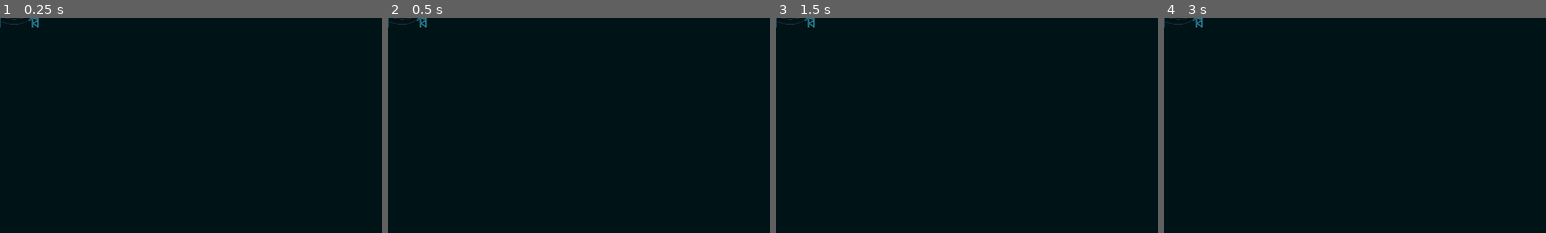
Above: before the commit, frames 1-4 (left to right).
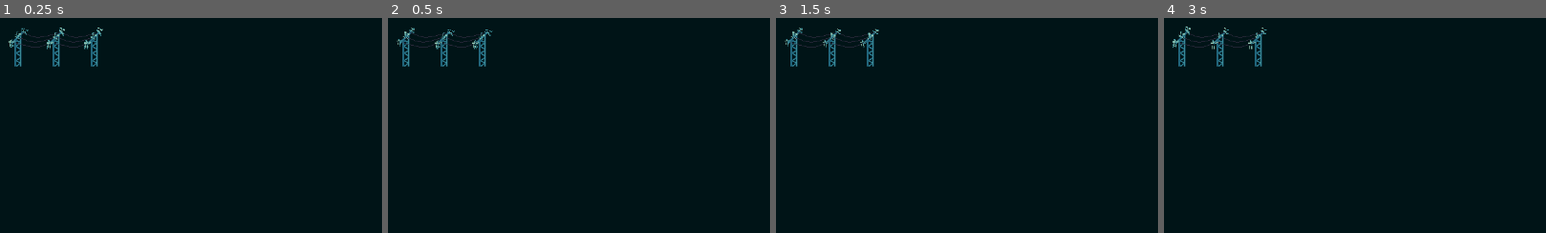
Above: after the commit, the same moments.

Repository: DEVizzent/mermelada-jam-2023
Game: Godot game, scene res://ElectricTower/ElectricTower.tscn
The game is run twice, just before and just after one commit, with the same random seed, the same clock (stepped at 60 frames per second) and the same inputs. This scene is started directly instead of the project's main scene.
Inputs (mouse positions are % of the whole screen's width and height, from its top left):
- Up to frame 1 (0.25 s): no input
- Up to frame 2 (0.5 s): no input
- Up to frame 3 (1.5 s): move the mouse to (72, 45) at 0.52 s; hold Right (ui_right) 0.53-1.25 s; click (72, 45) at 0.67 s; tap Space (jump) at 0.77 s; tap Enter at 1.25 s; drag from (30, 55) to (45, 70) at 1.27 s
- Up to frame 4 (3 s): move the mouse to (60, 28) at 2.02 s; hold Left (ui_left) 2.03-2.75 s; tap Space (jump) at 2.75 s; drag from (45, 70) to (20, 35) at 2.77 s
The pictures show only the part of the screen within x 0-50%, y 0-50%; the shares and areas given below are measured in that part.

The runs differ from the first frame. In frame 1, 1.3% of the frame differs, in the area x 0-27%, y 0-23%; in frame 2, 1.2%; in frame 3, 1.2%; in frame 4, 1.2%.

Commit message:
Added ElectricTowers with logic and Added func electricDamage to player

Diff:
--- /dev/null
+++ b/ElectricTower/ElectricTower.gd
@@ -0,0 +1,94 @@
+extends Node2D
+@export_enum("3Sections", "5Sections") var type : String
+var speed : float
+var sparkDamage : bool
+func _ready():
+
+	match type:
+		"3Sections":
+			#$AnimationPlayer.set_speed_scale(0.4)
+			$ElectricTower3Sections.visible = true
+
+		"5Sections":
+			$ElectricTower5Sections.visible = true
+
+
+
+func _on_electric_tower_5_sections_body_entered(body):
+	if body.has_method('electric_damage') and $ElectricTower5Sections/SparkDamage.is_playing():
+		body.electric_damage()
+
+
+
+func _on_electric_tower_3_sections_body_entered(body):
+	if body.has_method('electric_damage') and $ElectricTower3Sections/SparkDamage.is_playing():
+		body.electric_damage()
+
+
+
+func _on_timer_timeout():
+	speed += 0.2
+	print(speed)
+	match type:
+		"3Sections":
+			if sparkDamage == true:
+				$ElectricTower3Sections/SparksBegining1Section.set_speed_scale(speed)
+				$ElectricTower3Sections/SparksBegining2Section.set_speed_scale(speed)
+				$ElectricTower3Sections/SparksBegining1Section.show()
+				$ElectricTower3Sections/SparksBegining2Section.show()
+				sparkDamage = false
+				$Timer.set_wait_time(0.5)
+
+			if speed <= 2:
+				$ElectricTower3Sections/SparksBegining1Section.set_speed_scale(speed)
+				$ElectricTower3Sections/SparksBegining2Section.set_speed_scale(speed)
+
+			if speed >= 2:
+				$ElectricTower3Sections/SparksBegining1Section.hide()
+				$ElectricTower3Sections/SparksBegining2Section.hide()
+				$ElectricTower3Sections/SparkDamage.show()
+				$ElectricTower3Sections/SparkDamage.play()
+
+		"5Sections":
+			if sparkDamage == true:
+				$ElectricTower5Sections/SparksBegining1Section.set_speed_scale(speed)
+				$ElectricTower5Sections/SparksBegining2Section.set_speed_scale(speed)
+				$ElectricTower5Sections/SparksBegining3Section.set_speed_scale(speed)
+				$ElectricTower5Sections/SparksBegining1Section.show()
+				$ElectricTower5Sections/SparksBegining2Section.show()
+				$ElectricTower5Sections/SparksBegining3Section.show()
+				sparkDamage = false
+
+
+			if speed <= 2:
+				$ElectricTower5Sections/SparksBegining1Section.set_speed_scale(speed)
+				$ElectricTower5Sections/SparksBegining2Section.set_speed_scale(speed)
+				$ElectricTower5Sections/SparksBegining3Section.set_speed_scale(speed)
+
+			if speed >= 2:
+				$ElectricTower5Sections/SparksBegining1Section.hide()
+				$ElectricTower5Sections/SparksBegining2Section.hide()
+				$ElectricTower5Sections/SparksBegining3Section.hide()
+				$ElectricTower5Sections/SparkDamage.show()
+				$ElectricTower5Sections/SparkDamage2.show()
+				$ElectricTower5Sections/SparkDamage.play()
+				$ElectricTower5Sections/SparkDamage2.play()
+
+
+	pass # Replace with function body.
+
+
+func _on_spark_damage_animation_finished():
+	sparkDamage = true
+	$ElectricTower3Sections/SparkDamage.hide()
+	speed = 0.2
+
+
+	pass # Replace with function body.
+
+
+func _on_spark_damage_2_animation_finished():
+	sparkDamage = true
+	$ElectricTower5Sections/SparkDamage.hide()
+	$ElectricTower5Sections/SparkDamage2.hide()
+	speed = 0.2
--- a/ElectricTower/ElectricTower.tscn
+++ b/ElectricTower/ElectricTower.tscn
@@ -1,18 +1,206 @@
-[gd_scene load_steps=4 format=3 uid="uid://7lop8i3prupl"]
-
+[gd_scene load_steps=17 format=3 uid="uid://7lop8i3prupl"]
+
+[ext_resource type="Script" path="res://ElectricTower/ElectricTower.gd" id="1_ruqfl"]
 [ext_resource type="Texture2D" uid="uid://ddpr7v5oajmrk" path="res://ElectricTower/Sprites/BeginElectricTower.png" id="1_ttmb0"]
 [ext_resource type="Texture2D" uid="uid://dbt3s7n0utw3f" path="res://ElectricTower/Sprites/WireExtension.png" id="2_rh35o"]
 [ext_resource type="Texture2D" uid="uid://dxb5blr55hr3l" path="res://ElectricTower/Sprites/EndElectricTower.png" id="3_kaowo"]
+[ext_resource type="Texture2D" uid="uid://g5clbc5t052h" path="res://ElectricTower/Sprites/LegsExtension.png" id="3_wxefq"]
+[ext_resource type="Texture2D" uid="uid://bvf467wnyjgns" path="res://ElectricTower/Sprites/extensionElectricTower.png" id="5_n8y71"]
+[ext_resource type="Texture2D" uid="uid://dy7se4wagnypg" path="res://ElectricTower/Sprites/SparksBegining1.png" id="7_luato"]
+[ext_resource type="Texture2D" uid="uid://d3ghbl07rwora" path="res://ElectricTower/Sprites/SparksBegining2.png" id="8_b3xxi"]
+[ext_resource type="Texture2D" uid="uid://cloq704mgrmpe" path="res://ElectricTower/Sprites/SparksBegining3.png" id="9_ynh4n"]
+[ext_resource type="Texture2D" uid="uid://mr64lba4n5eo" path="res://ElectricTower/Sprites/SparksBegining4.png" id="10_qxw2q"]
+[ext_resource type="Texture2D" uid="uid://b0bw8v4r164m0" path="res://ElectricTower/Sprites/SparksDamage1.png" id="11_w4m1l"]
+[ext_resource type="Texture2D" uid="uid://bpsim4pv8n58e" path="res://ElectricTower/Sprites/SparksDamage2.png" id="12_43uuu"]
+[ext_resource type="Texture2D" uid="uid://d4feoyrxggyi" path="res://ElectricTower/Sprites/SparksDamage3.png" id="13_tel72"]
+[ext_resource type="Texture2D" uid="uid://bboim3s7jm6v1" path="res://ElectricTower/Sprites/SparksDamage4.png" id="14_flaqf"]
+
+[sub_resource type="SpriteFrames" id="SpriteFrames_6knjb"]
+animations = [{
+"frames": [{
+"duration": 1.0,
+"texture": ExtResource("7_luato")
+}, {
+"duration": 1.0,
+"texture": ExtResource("8_b3xxi")
+}, {
+"duration": 1.0,
+"texture": ExtResource("9_ynh4n")
+}, {
+"duration": 1.0,
+"texture": ExtResource("10_qxw2q")
+}],
+"loop": true,
+"name": &"SparkBegining",
+"speed": 15.0
+}, {
+"frames": [],
+"loop": true,
+"name": &"SparkDamage",
+"speed": 5.0
+}]
+
+[sub_resource type="SpriteFrames" id="SpriteFrames_l2spq"]
+animations = [{
+"frames": [{
+"duration": 1.0,
+"texture": ExtResource("11_w4m1l")
+}, {
+"duration": 1.0,
+"texture": ExtResource("12_43uuu")
+}, {
+"duration": 1.0,
+"texture": ExtResource("13_tel72")
+}, {
+"duration": 1.0,
+"texture": ExtResource("14_flaqf")
+}],
+"loop": false,
+"name": &"SparkDamage",
+"speed": 11.0
+}]
 
 [node name="Node2D" type="Node2D"]
-
-[node name="BeginingElectricTower" type="Sprite2D" parent="."]
+position = Vector2(35, 38)
+script = ExtResource("1_ruqfl")
+type = "5Sections"
+
+[node name="ElectricTower5Sections" type="Area2D" parent="."]
+visible = false
+collision_layer = 2
+
+[node name="BeginingElectricTower" type="Sprite2D" parent="ElectricTower5Sections"]
 texture = ExtResource("1_ttmb0")
 
-[node name="WireExtension" type="Sprite2D" parent="."]
+[node name="Legs" type="Sprite2D" parent="ElectricTower5Sections/BeginingElectricTower"]
+position = Vector2(0, 27)
+texture = ExtResource("3_wxefq")
+
+[node name="WireExtension2" type="Sprite2D" parent="ElectricTower5Sections"]
+position = Vector2(96, 0)
+texture = ExtResource("2_rh35o")
+
+[node name="WireExtension" type="Sprite2D" parent="ElectricTower5Sections"]
 position = Vector2(32, 0)
 texture = ExtResource("2_rh35o")
 
-[node name="Sprite2D" type="Sprite2D" parent="."]
+[node name="ExtensionElectricTower" type="Sprite2D" parent="ElectricTower5Sections"]
+position = Vector2(64, 0)
+texture = ExtResource("5_n8y71")
+
+[node name="Legs" type="Sprite2D" parent="ElectricTower5Sections/ExtensionElectricTower"]
+position = Vector2(0, 27)
+texture = ExtResource("3_wxefq")
+
+[node name="EndElectricTower" type="Sprite2D" parent="ElectricTower5Sections"]
+position = Vector2(128, 0)
+texture = ExtResource("3_kaowo")
+
+[node name="Legs" type="Sprite2D" parent="ElectricTower5Sections/EndElectricTower"]
+position = Vector2(0, 27)
+texture = ExtResource("3_wxefq")
+
+[node name="CollisionPolygon2D" type="CollisionPolygon2D" parent="ElectricTower5Sections"]
+polygon = PackedVector2Array(-8, 3, 4, 7, 11, 9, 25, 11, 43, 6, 48, 3, 53, 3, 62, 6, 77, 9, 84, 10, 97, 10, 114, 3, 114, 3, 114, 3)
+
+[node name="SparksBegining1Section" type="AnimatedSprite2D" parent="ElectricTower5Sections"]
+position = Vector2(1, 0)
+scale = Vector2(1.34375, 1.47656)
+sprite_frames = SubResource("SpriteFrames_6knjb")
+animation = &"SparkBegining"
+autoplay = "SparkBegining"
+frame_progress = 0.990027
+speed_scale = 0.2
+
+[node name="SparksBegining2Section" type="AnimatedSprite2D" parent="ElectricTower5Sections"]
+position = Vector2(65, 2)
+scale = Vector2(1.34375, 1.47656)
+sprite_frames = SubResource("SpriteFrames_6knjb")
+animation = &"SparkBegining"
+autoplay = "SparkBegining"
+frame_progress = 0.179354
+speed_scale = 0.2
+
+[node name="SparksBegining3Section" type="AnimatedSprite2D" parent="ElectricTower5Sections"]
+position = Vector2(128, 2)
+scale = Vector2(1.34375, 1.47656)
+sprite_frames = SubResource("SpriteFrames_6knjb")
+animation = &"SparkBegining"
+autoplay = "SparkBegining"
+frame_progress = 0.179354
+speed_scale = 0.2
+
+[node name="SparkDamage" type="AnimatedSprite2D" parent="ElectricTower5Sections"]
+visible = false
+position = Vector2(23, 4)
+scale = Vector2(1.625, 1.5)
+sprite_frames = SubResource("SpriteFrames_l2spq")
+animation = &"SparkDamage"
+
+[node name="SparkDamage2" type="AnimatedSprite2D" parent="ElectricTower5Sections"]
+visible = false
+position = Vector2(90, 4)
+scale = Vector2(1.625, 1.5)
+sprite_frames = SubResource("SpriteFrames_l2spq")
+animation = &"SparkDamage"
+
+[node name="ElectricTower3Sections" type="Area2D" parent="."]
+visible = false
+collision_layer = 2
+
+[node name="BeginingElectricTower" type="Sprite2D" parent="ElectricTower3Sections"]
+texture = ExtResource("1_ttmb0")
+
+[node name="Legs" type="Sprite2D" parent="ElectricTower3Sections/BeginingElectricTower"]
+position = Vector2(0, 27)
+texture = ExtResource("3_wxefq")
+
+[node name="WireExtension" type="Sprite2D" parent="ElectricTower3Sections"]
+position = Vector2(32, 0)
+texture = ExtResource("2_rh35o")
+
+[node name="EndElectricTower" type="Sprite2D" parent="ElectricTower3Sections"]
 position = Vector2(64, 0)
 texture = ExtResource("3_kaowo")
+
+[node name="Legs" type="Sprite2D" parent="ElectricTower3Sections/EndElectricTower"]
+position = Vector2(0, 27)
+texture = ExtResource("3_wxefq")
+
+[node name="CollisionPolygon2D" type="CollisionPolygon2D" parent="ElectricTower3Sections"]
+polygon = PackedVector2Array(-7, 5, 7, 8, 19, 11, 27, 10, 39, 7, 47, 4)
+
+[node name="SparksBegining1Section" type="AnimatedSprite2D" parent="ElectricTower3Sections"]
+position = Vector2(1, 0)
+scale = Vector2(1.34375, 1.47656)
+sprite_frames = SubResource("SpriteFrames_6knjb")
+animation = &"SparkBegining"
+autoplay = "SparkBegining"
+frame_progress = 0.148997
+speed_scale = 0.2
+
+[node name="SparksBegining2Section" type="AnimatedSprite2D" parent="ElectricTower3Sections"]
+position = Vector2(65, 2)
+scale = Vector2(1.34375, 1.47656)
+sprite_frames = SubResource("SpriteFrames_6knjb")
+animation = &"SparkBegining"
+autoplay = "SparkBegining"
+frame_progress = 0.338328
+speed_scale = 0.2
+
+[node name="SparkDamage" type="AnimatedSprite2D" parent="ElectricTower3Sections"]
+visible = false
+position = Vector2(23, 4)
+scale = Vector2(1.625, 1.5)
+sprite_frames = SubResource("SpriteFrames_l2spq")
+animation = &"SparkDamage"
+
+[node name="Timer" type="Timer" parent="."]
+wait_time = 0.5
+autostart = true
+
+[connection signal="body_entered" from="ElectricTower5Sections" to="." method="_on_electric_tower_5_sections_body_entered"]
+[connection signal="animation_finished" from="ElectricTower5Sections/SparkDamage2" to="." method="_on_spark_damage_2_animation_finished"]
+[connection signal="body_entered" from="ElectricTower3Sections" to="." method="_on_electric_tower_3_sections_body_entered"]
+[connection signal="animation_finished" from="ElectricTower3Sections/SparkDamage" to="." method="_on_spark_damage_animation_finished"]
+[connection signal="timeout" from="Timer" to="." method="_on_timer_timeout"]
--- a/Player/Player.gd
+++ b/Player/Player.gd
@@ -40,3 +40,6 @@
 		state_debug.visible = true
 	else:
 		state_debug.queue_free()
+func electric_damage() -> void:
+
+	pass
Binary file added: ElectricTower/Sprites/BeginingSparks.png
Not shown, added: ElectricTower/Sprites/BeginingSparks.png.import
Binary file added: ElectricTower/Sprites/LegsExtension.png
Not shown, added: ElectricTower/Sprites/LegsExtension.png.import
Binary file added: ElectricTower/Sprites/SparksBegining1.png
Not shown, added: ElectricTower/Sprites/SparksBegining1.png.import
Binary file added: ElectricTower/Sprites/SparksBegining2.png
Not shown, added: ElectricTower/Sprites/SparksBegining2.png.import
Binary file added: ElectricTower/Sprites/SparksBegining3.png
Not shown, added: ElectricTower/Sprites/SparksBegining3.png.import
Binary file added: ElectricTower/Sprites/SparksBegining4.png
Not shown, added: ElectricTower/Sprites/SparksBegining4.png.import
(and 8 more such lines)
